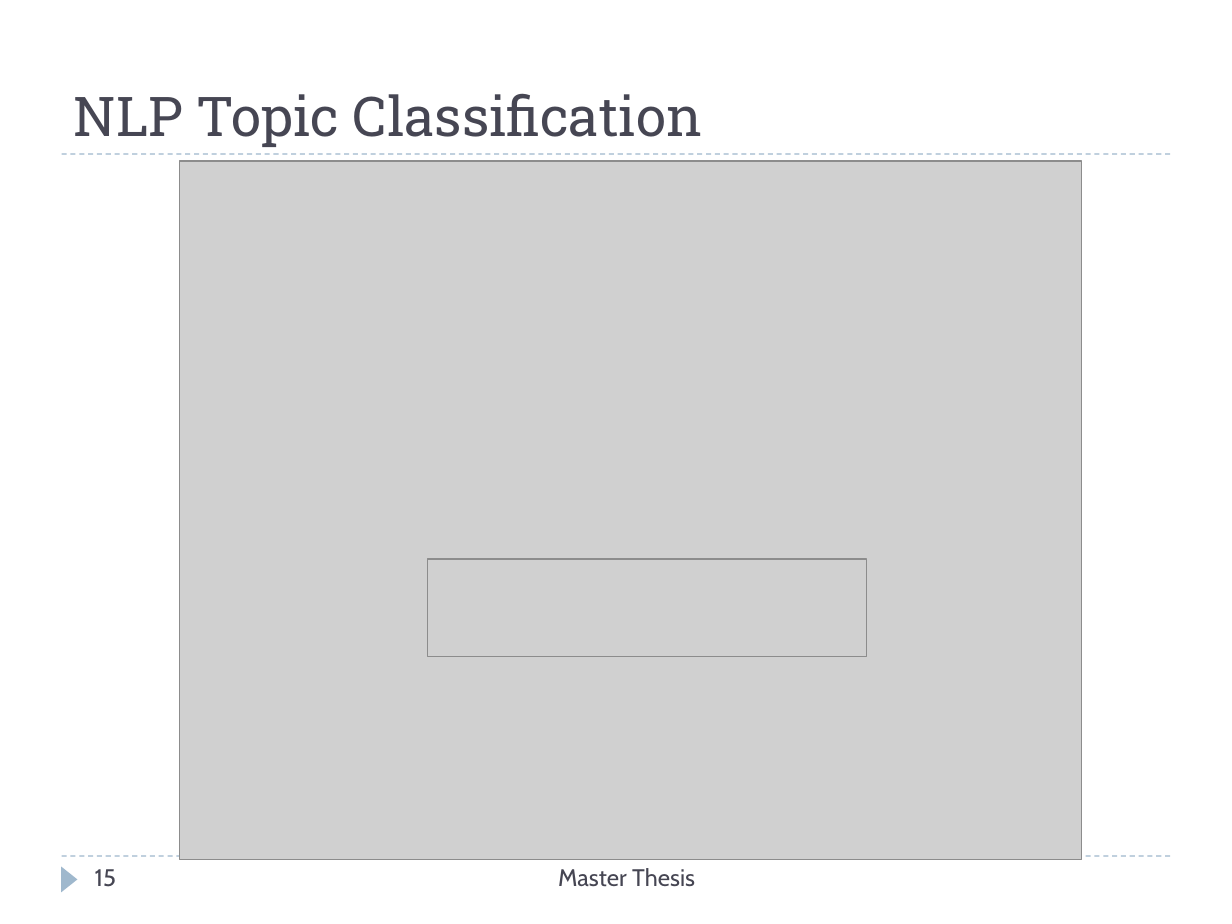
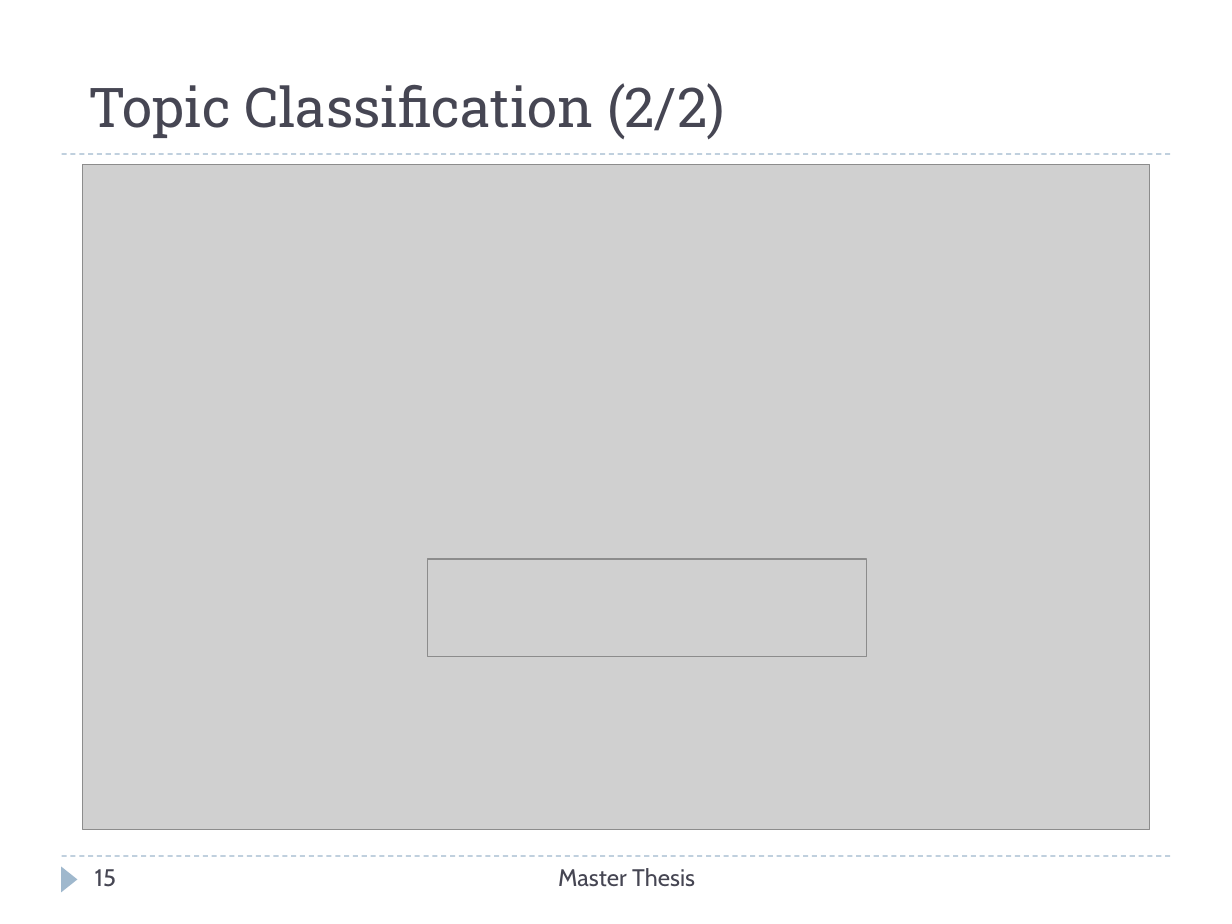
Before and after one commit to Christos-Papoulas/master_thesis, a slide deck: slide 15 of presentation/presentation.pptx. Drawn at 1232x924 pixels with LibreOffice and Linux fonts; fonts in the diff are those of the drawing; grey boxes stand for pictures. Boxes give left, top, right and bottom in pixels: in the first picture for what was removed or moved away, otherwise in the second. Text is boxed around its words. In the diff, an @@ line names an element or a change of style, - is before the commit and + after.

```diff
--- a/presentation/presentation.pptx
+++ b/presentation/presentation.pptx
@@ title at bbox=[88, 83, 725, 139]: text changed @@
-NLP Topic Classification
+Topic Classification (2/2)
@@ picture: place and size @@
-picture at bbox=[180, 161, 1082, 860]
+picture at bbox=[83, 164, 1149, 829]
```
Also in this commit, not shown: 14 other slides changed, 1 slide removed, 10 other files.
